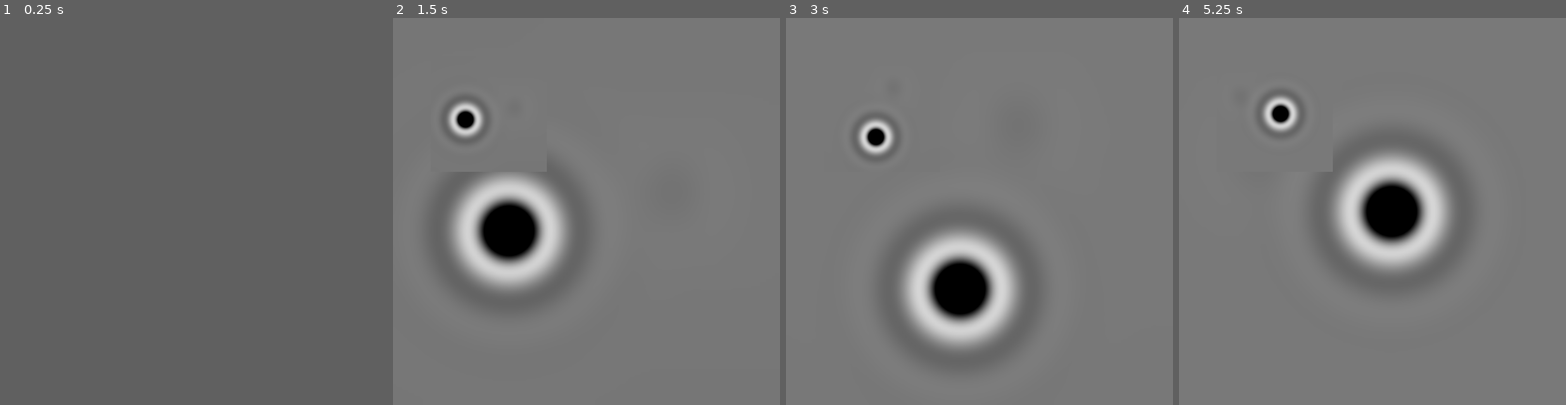
Above: before the commit, frames 1-4 (left to right).
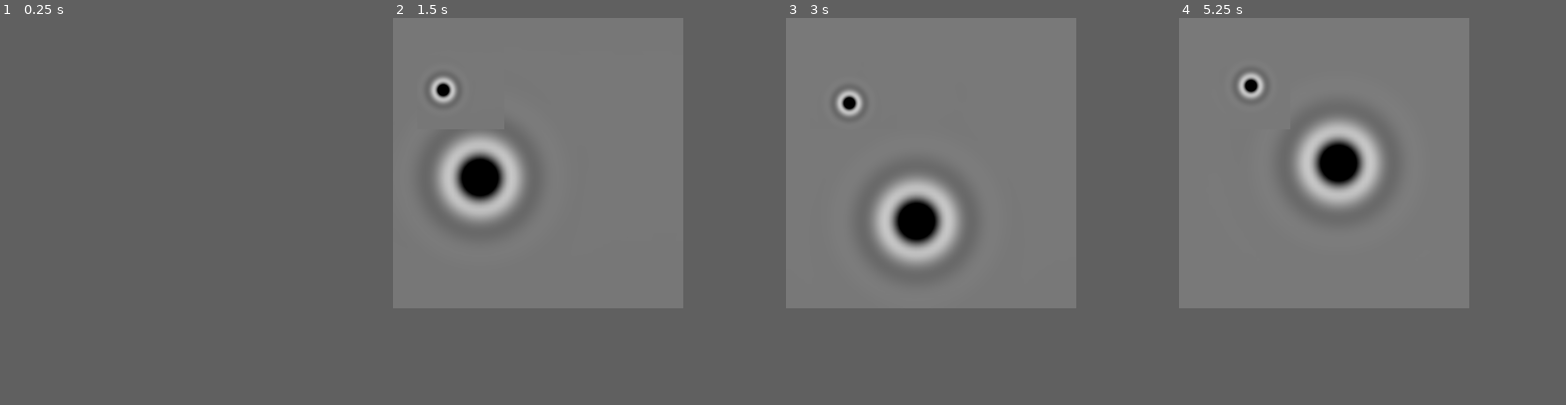
Above: after the commit, the same moments.

Repository: notapixelstudio/simulation-shader
Game: Godot game, scene res://Main.tscn
Same seed, same stepped clock (60 frames per second), same inputs: the game is played once before the commit and once after it.
Inputs (mouse positions are in pixels of both pictures, inside the frame that each line leads up to):
- Up to frame 1 (0.25 s): no input
- Up to frame 2 (1.5 s): tap Enter at 0.5 s; move the mouse to (671, 192) at 0.52 s; click (671, 192) at 0.67 s; move the mouse to (509, 230) at 1.27 s; click (509, 230) at 1.42 s
- Up to frame 3 (3 s): move the mouse to (1018, 126) at 2.02 s; click (1018, 126) at 2.17 s; move the mouse to (960, 288) at 2.77 s; click (960, 288) at 2.92 s
- Up to frame 4 (5.25 s): move the mouse to (1488, 269) at 3.52 s; click (1488, 269) at 3.67 s; move the mouse to (1256, 153) at 4.27 s; click (1256, 153) at 4.42 s; move the mouse to (1391, 211) at 5.02 s; click (1391, 211) at 5.17 s
In our replay, the window is 800x800 before the commit and 600x600 after it. These sizes can differ from the game's own. Grey fills any space a smaller window leaves; there, only what the larger window draws over its background counts as a difference.

The runs differ from the first frame. In frame 1, only the window size differs. In frame 2, 9.2% of the frame differs, in the area x 9-45%, y 15-70%; in frame 3, 10%, in the area x 13-60%, y 18-85%; in frame 4, 9.6%.

Commit message:
smaller window

Diff:
--- a/Main.tscn
+++ b/Main.tscn
@@ -21,7 +21,7 @@
 }
 
 [node name="Sprite" type="Sprite" parent="."]
-position = Vector2( 100, 100 )
+position = Vector2( 50, 50 )
 scale = Vector2( 0.3, 0.3 )
 centered = false
 
--- a/project.godot
+++ b/project.godot
@@ -16,7 +16,8 @@
 
 [display]
 
-window/size/height=1024
+window/size/width=600
+window/size/resizable=false
 window/dpi/allow_hidpi=true
 
 [physics]
